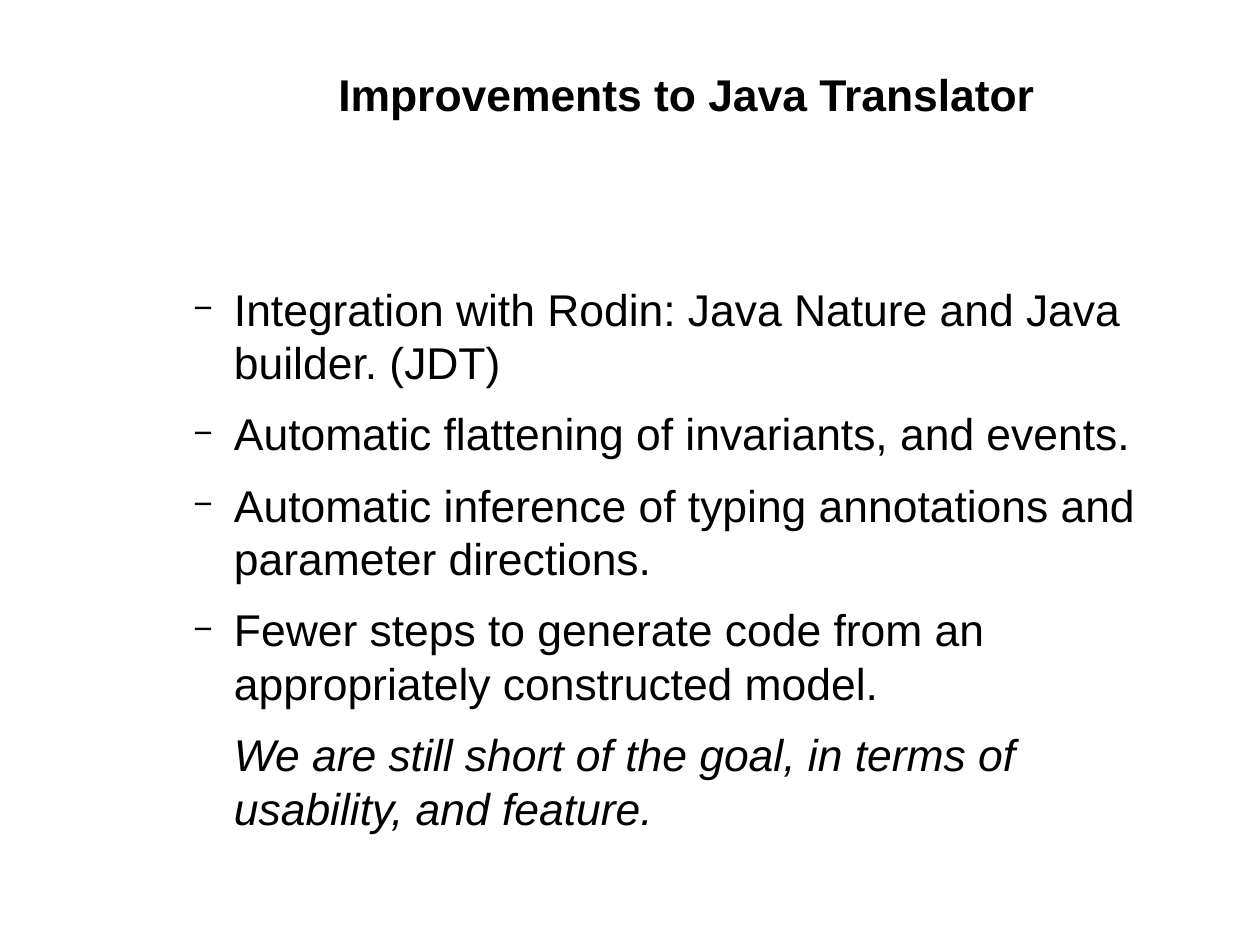
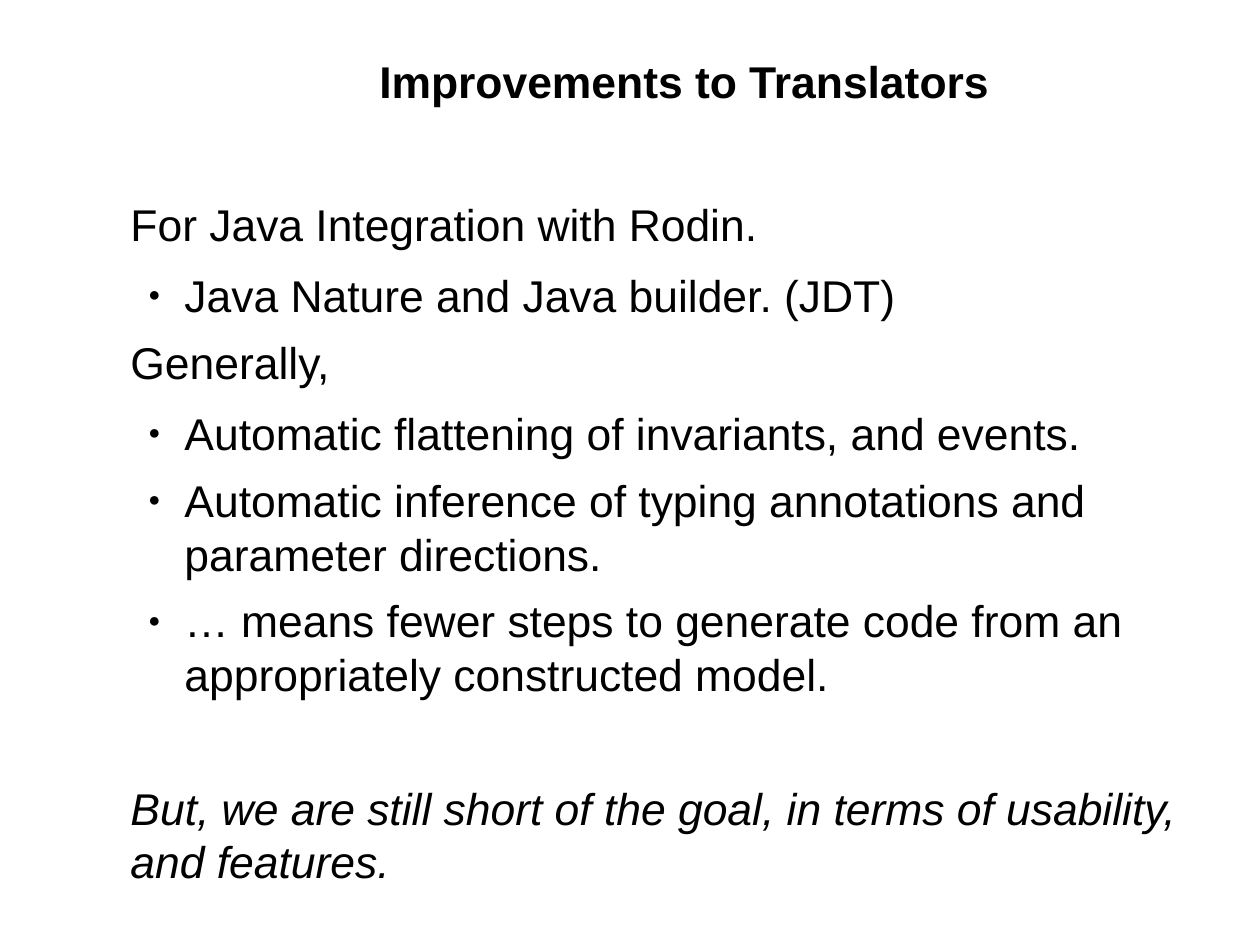
Before and after one commit to weetmuts/rodin-b-sharp-iUML_B_Utils, a slide deck: slide 3 of work/store/Writing/RUDW2014(accepted)/presentation/presentation.odp. Drawn at 1260x945 pixels with LibreOffice and Linux fonts; fonts in the diff are those of the drawing. Boxes give left, top, right and bottom in pixels: in the first picture for what was removed or moved away, otherwise in the second. Text is boxed around its words. In the diff, an @@ line names an element or a change of style, - is before the commit and + after.

```diff
--- a/work/store/Writing/RUDW2014(accepted)/presentation/presentation.odp
+++ b/work/store/Writing/RUDW2014(accepted)/presentation/presentation.odp
@@ text "Improvements to Translators": place and size @@
-text "Improvements to Translators" at (234, 78, 1135, 834)
+text "Improvements to Translators" at (130, 65, 1175, 879)
@@ text at (130, 65, 988, 388): text changed @@
-  Improvements to Java Translator
-  − Integration with Rodin: Java Nature and Java builder. (JDT)
+  Improvements to Translators
+  For Java Integration with Rodin.
+    ● Java Nature and Java builder. (JDT)
+  Generally,
@@ text at (184, 417, 1085, 580): bullet − to ●; list level 2 to 3 in "Automatic flattening of invariants, and ..."; list level 2 to 3 in "Automatic inference of typing annotations ..." @@
@@ text at (130, 604, 1175, 879): text changed @@
-  − Fewer steps to generate code from an appropriately constructed model.
-  We are still short of the goal, in terms of usability, and feature.
+    ● … means fewer steps to generate code from an appropriately constructed model.
+  But, we are still short of the goal, in terms of usability, and features.
```
Also in this commit, not shown: 5 other slides changed, 5 slides added, 1 slide removed, 6 other files.
